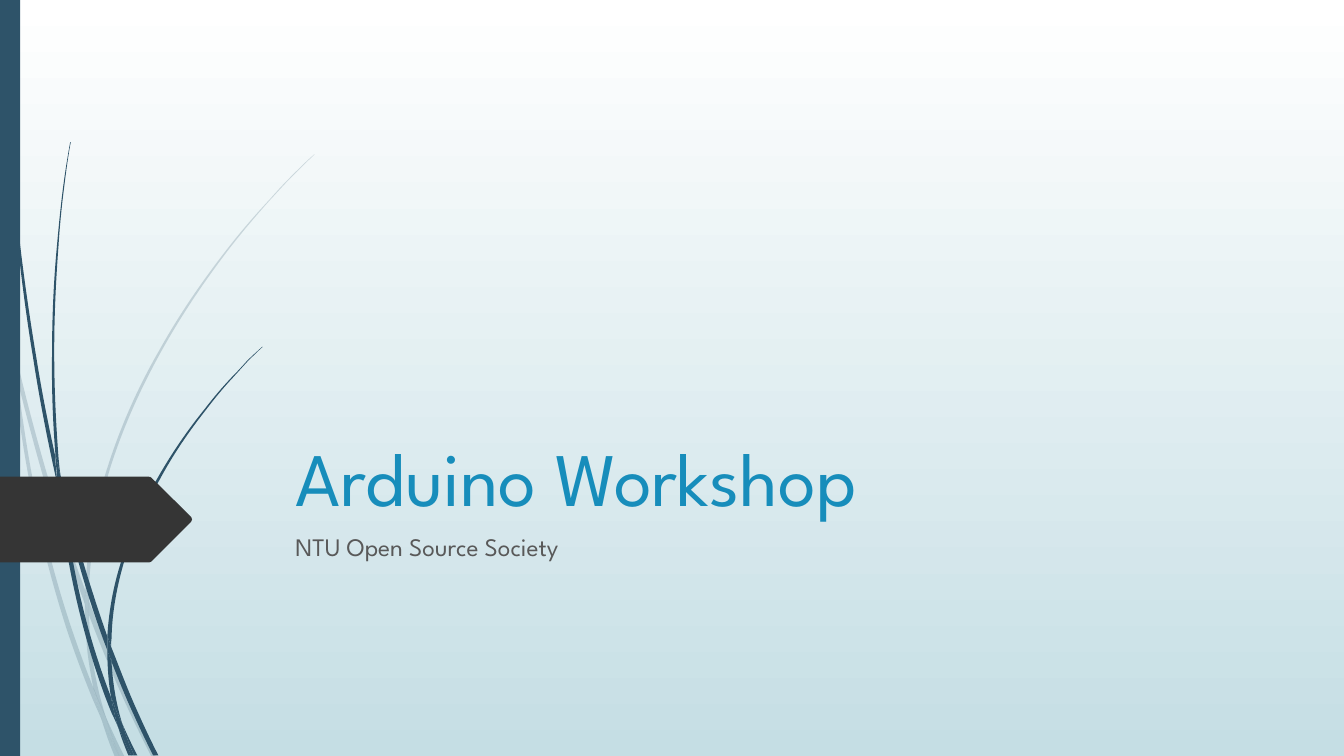
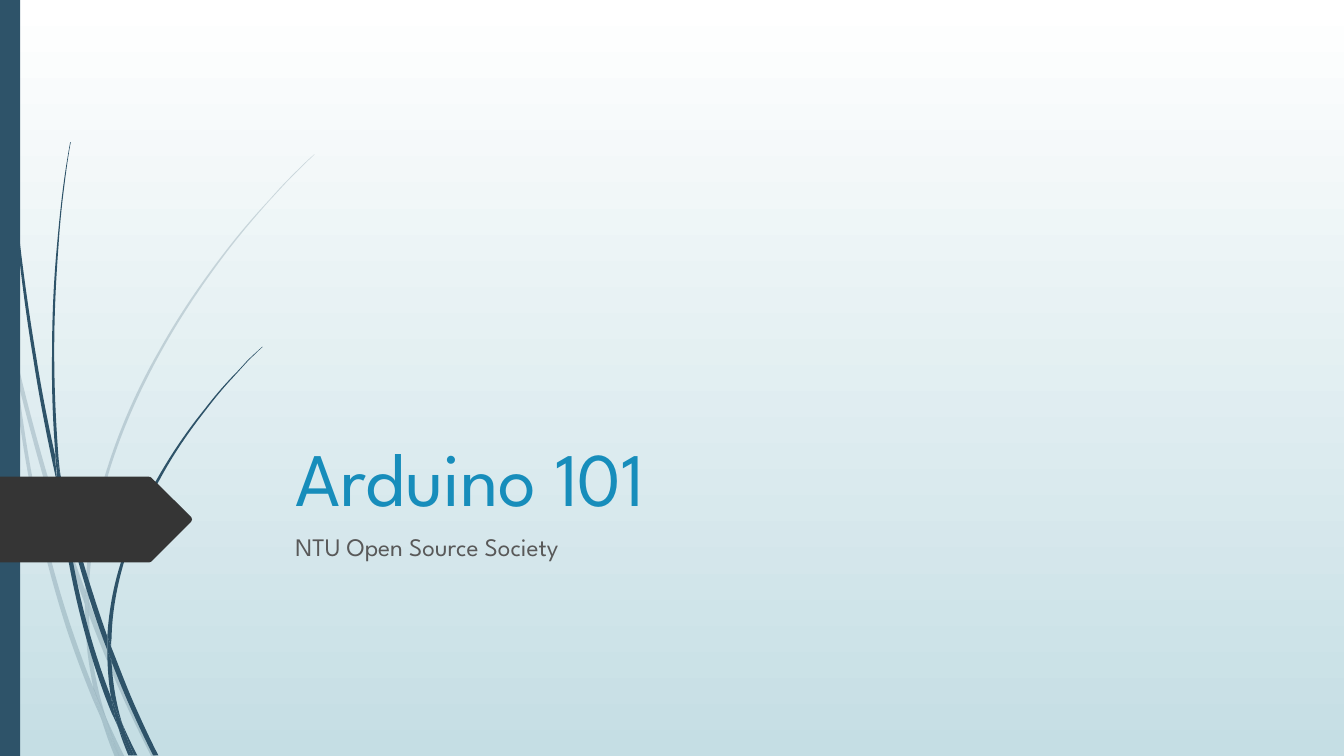
Before and after one commit to nxphi47/arduinoWSntuoss, a slide deck: slide 1 of Arduino_workshop.pptx. Drawn at 1344x756 pixels with LibreOffice and Linux fonts; fonts in the diff are those of the drawing. Boxes give left, top, right and bottom in pixels: in the first picture for what was removed or moved away, otherwise in the second. Text is boxed around its words. In the diff, an @@ line names an element or a change of style, - is before the commit and + after.

```diff
--- a/Arduino_workshop.pptx
+++ b/Arduino_workshop.pptx
@@ title at [295, 454, 645, 507]: text changed @@
-Arduino Workshop
+Arduino 101
```
Also in this commit, not shown: 3 other slides changed, 1 slide added, 1 slide removed, 8 other files.
